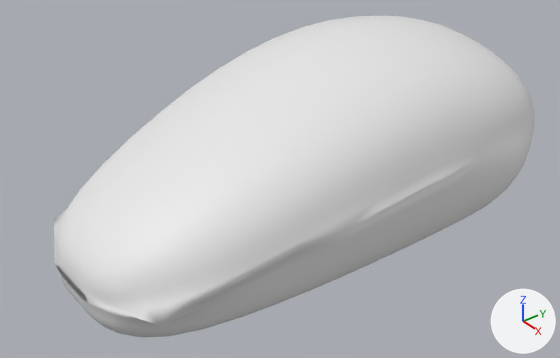
What one commit did to the Blender file models/Final/Mouse/Mouse2.blend.
One viewpoint serves both versions: a 50 mm lens placed at (8.71, -7.83, 5.76), pointed at (0.03, -1.01, -0.53). The lights are fixed; the arrows at lower right show +X, +Y and +Z.
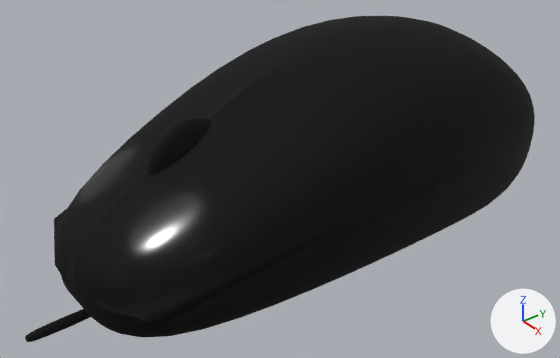
Commit message: Finished the mouse model

Pixel boxes (x1, y1, x2, y2) of what changed, in the pictures (560 x 358 px):
'Cylinder', reshaped (6% wider)
    before: (54, 16, 535, 338)
    after: (25, 16, 535, 342)
part 1 of me_cylinder, added (black)
    after: (147, 117, 211, 175)
part 2 of me_cylinder, added (black)
    after: (25, 309, 91, 342)
part 3 of me_cylinder, recoloured (white to black)
    both: (54, 16, 535, 338)

The change, as a diff of the scene's bpy script:
```diff
--- a/models/Final/Mouse/Mouse2.blend.py
+++ b/models/Final/Mouse/Mouse2.blend.py
@@ img_materialmask @@
+img_materialmask = load_image('MaterialMask', 'MaterialMask.png', 2048, 2048, 'Non-Color')
@@ mat_material @@
+mat_material = bpy.data.materials.new('Material')
+# colours: black #000000
+# uses the picture img_materialmask
@@ me_cylinder @@
 # used by ob_cylinder; location = (0.0, 2.09, -0.04); rotation_euler = (1.571, 0.0, 0.0), in degrees (90, 0, 0); scale = (2.34, 1.73, 6.97)
 # verts and faces of me_cylinder; kept vertices keep their numbers, new ones are numbered from 69
-me_cylinder.from_pydata(...)  # 69 vertices, 55 faces; spans x 0.0..1.0, y -1.0..1.08, z -0.31..0.98
+me_cylinder.from_pydata(...)  # 122 vertices, 102 faces; spans x 0.0..1.0, y -1.0..1.08, z -0.31..1.09
+# me_cylinder part 1: a new loose piece of 37 vertices spanning x 0.0..0.12, y -0.3..0.63, z 0.57..0.8, in mat_material
+# me_cylinder part 2
+verts[69] = (0.0, -0.81, 0.92)
+verts[70] = (0.03, -0.83, 0.92)
+verts[71] = (0.04, -0.86, 0.92)
+verts[72] = (0.03, -0.9, 0.92)
+verts[73] = (0.0, -0.92, 0.92)
+for new, old in zip([*range(74, 79)], [*range(69, 74)]): verts[new] = verts[old] + (0.0, 0.0, 0.17)
+verts[83] = (0.0, -0.86, 0.92)
+verts[84] = (0.0, -0.86, 1.09)
+faces += [(69, 70, 83), (74, 84, 75), (69, 74, 75, 70), (70, 71, 83), (75, 84, 76), (70, 75, 76, 71)]
+faces += [(71, 72, 83), (76, 84, 77), (71, 76, 77, 72), (72, 73, 83), (77, 84, 78), (72, 77, 78, 73)]
+# me_cylinder part 3: 55 faces spanning x 0.0..1.0, y -1.0..1.08, z -0.31..0.98 switch from no material to mat_material
```
